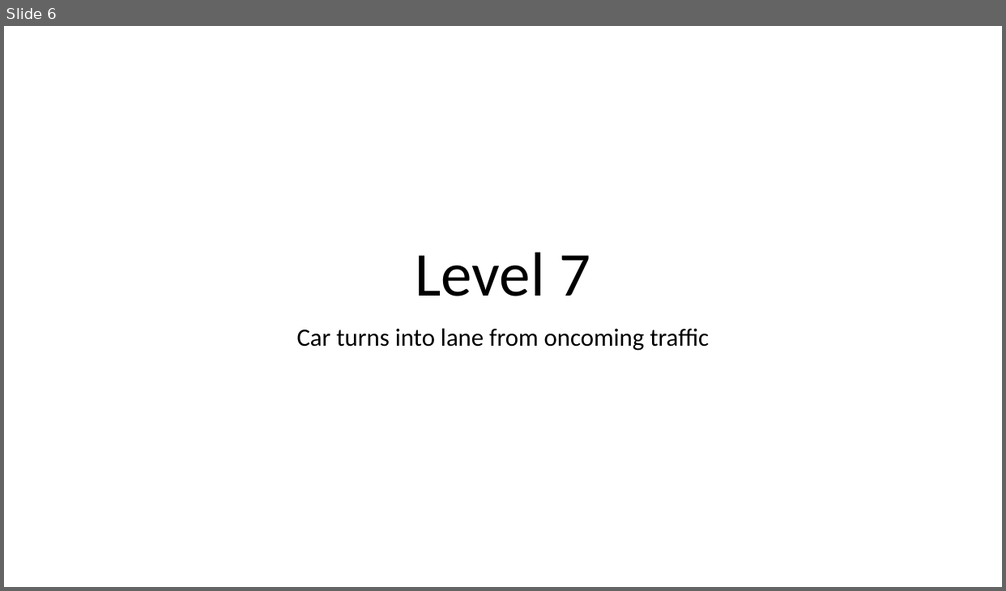
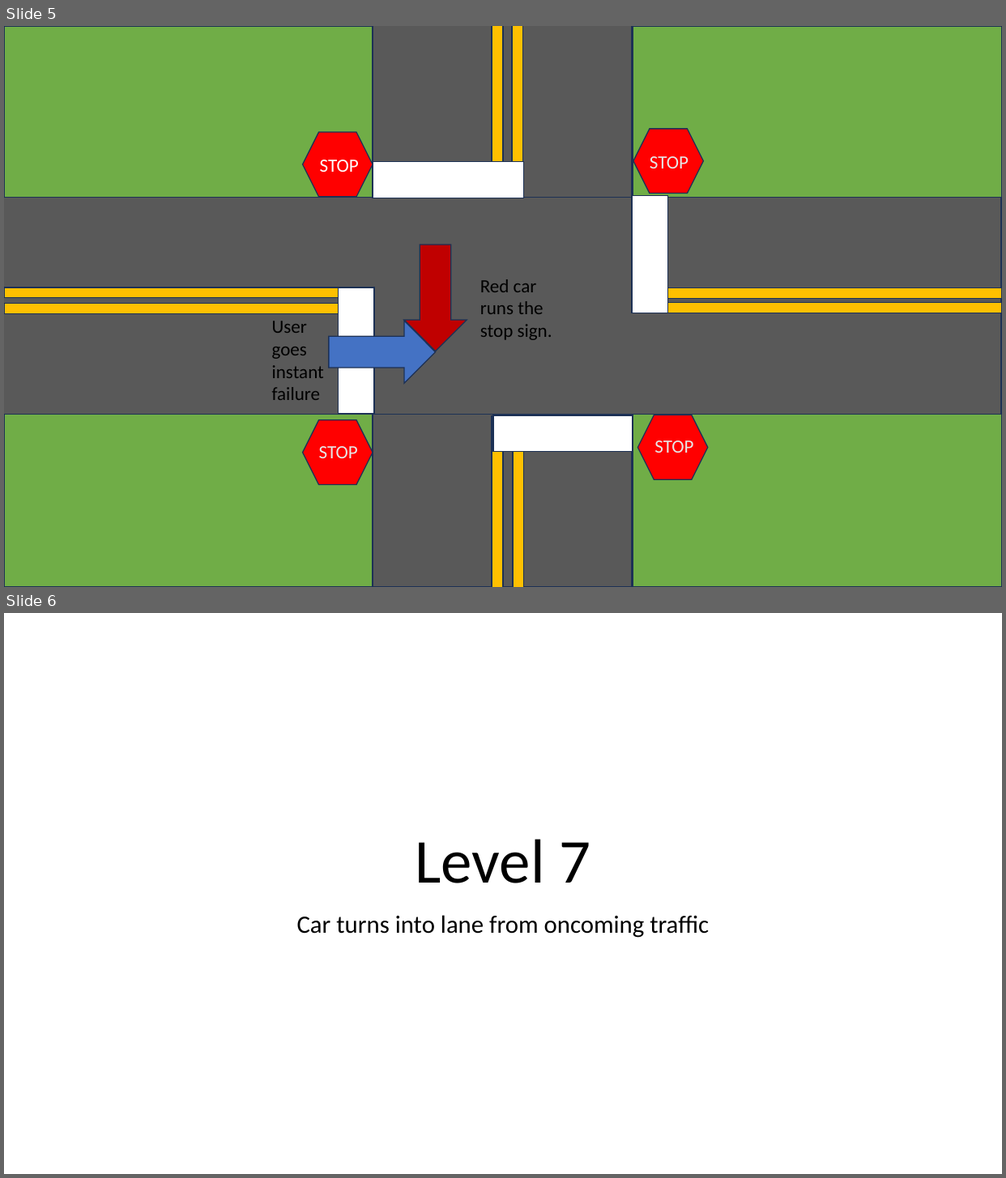
Before and after one commit to pancake423/driving-simulator, a slide deck: refs/level 6 through 10.pptm. Shown one above the other, each under a label of ours: slide 6 before the commit, slides 5 and 6 after it. The pictures are 1006x591 and 1006x1178 pixels, drawn with LibreOffice and Linux fonts; fonts in the diff are those of the drawing. Boxes give left, top, right and bottom in pixels: in the first picture for what was removed or moved away, otherwise in the second. Text is boxed around its words. In the diff, an @@ line names an element or a change of style, - is before the commit and + after.

```diff
--- a/refs/level 6 through 10.pptm
+++ b/refs/level 6 through 10.pptm
@@ slide 5 added at (4, 26, 1002, 587), background #FFFFFF @@
@@ rectangle added at (4, 26, 374, 198), fill #70AD47, outline #1E3256 1 pt @@
@@ rectangle added at (373, 26, 632, 587), fill #595959, outline #1E3256 1 pt @@
@@ rectangle added at (492, 26, 503, 196), fill #FFC000, outline #1E3256 1 pt @@
@@ rectangle added at (512, 26, 522, 196), fill #FFC000, outline #1E3256 1 pt @@
@@ rectangle added at (633, 26, 1002, 215), fill #70AD47, outline #1E3256 1 pt @@
@@ hexagon added at (303, 132, 373, 197), fill #FF0000, outline #1E3256 1 pt @@
@@ hexagon added at (633, 129, 704, 193), fill #FF0000, outline #1E3256 1 pt @@
@@ text added at (320, 160, 359, 172), 18 pt, text #FFFFFF @@
+STOP
@@ rectangle added at (373, 161, 523, 198), fill #FFFFFF, outline #1E3256 1 pt @@
@@ text added at (650, 156, 688, 169), 18 pt, text #E7E6E6 @@
+STOP
@@ rectangle added at (632, 195, 667, 313), fill #FFFFFF, outline #1E3256 1 pt @@
@@ rectangle added at (4, 198, 1001, 415), fill #595959, outline #1E3256 1 pt @@
@@ right arrow added at (404, 246, 467, 352), fill #C00000, outline #1E3256 1 pt @@
@@ rectangle added at (4, 288, 374, 297), fill #FFC000, outline #1E3256 1 pt @@
@@ rectangle added at (339, 288, 374, 414), fill #FFFFFF, outline #1E3256 1 pt @@
@@ text added at (480, 280, 552, 340), 18 pt, text #000000 @@
+Red car runs the stop sign.
@@ rectangle added at (633, 288, 1002, 298), fill #FFC000, outline #1E3256 1 pt @@
@@ rectangle added at (4, 304, 374, 314), fill #FFC000, outline #1E3256 1 pt @@
@@ rectangle added at (633, 303, 1002, 314), fill #FFC000, outline #1E3256 1 pt @@
@@ text added at (272, 321, 324, 400), 18 pt, text #000000 @@
+User goes instant failure
@@ right arrow added at (329, 321, 435, 384), fill #4472C4, outline #1E3256 1 pt @@
@@ rectangle added at (633, 399, 1002, 587), fill #70AD47, outline #1E3256 1 pt @@
@@ rectangle added at (4, 415, 374, 587), fill #70AD47, outline #1E3256 1 pt @@
@@ hexagon added at (303, 420, 373, 485), fill #FF0000, outline #1E3256 1 pt @@
@@ rectangle added at (492, 416, 503, 587), fill #FFC000, outline #1E3256 1 pt @@
@@ rectangle added at (493, 416, 633, 452), fill #FFFFFF, outline #1E3256 1 pt @@
@@ rectangle added at (513, 417, 524, 587), fill #FFC000, outline #1E3256 1 pt @@
@@ hexagon added at (638, 416, 709, 480), fill #FF0000, outline #1E3256 1 pt @@
@@ text added at (319, 446, 358, 459), 18 pt, text #E7E6E6 @@
+STOP
@@ text added at (654, 441, 693, 453), 18 pt, text #E7E6E6 @@
+STOP
```
Also in this commit, not shown: 1 slide changed, 3 other slides added, 4 slides removed.
